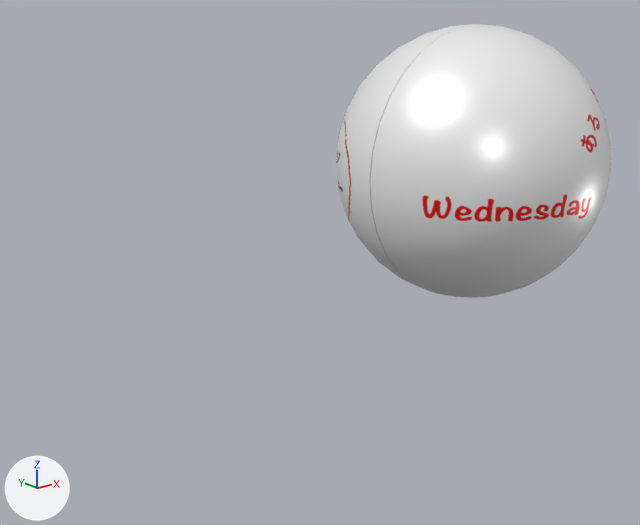
An edit to the glTF model assets/pb_wed.glb, drawn before and after from the same camera.
Rendered twice from a camera (50 mm lens) standing at (-4.95, -4.4, 1.26) and looking at (-0.72, 0.89, -0.85). The lights are fixed; the arrows at lower left show +X, +Y and +Z. Where no turn or scale is listed for an object, it has been applied to the vertices.

The older version as bpy lines, for what is in view:
```python
mat_マテリアル = principled_material('マテリアル')
mat_マテリアル.texture = img_furu_円_水曜
mat_マテリアル.metallic = 0.329
mat_マテリアル.roughness = 0.342
me_球 = bpy.data.meshes.new('球')
me_球.from_pydata(...)  # a UV sphere (32 segments, 16 rings, poles along z) spanning x -1.0..1.0, y -1.0..1.0, z -1.0..1.0
me_球.materials.append(mat_マテリアル)  # picture img_furu_円_水曜
ob_球 = bpy.data.objects.new('球', me_球)
ob_球.location = (0.0, 0.0, 0.0)
```
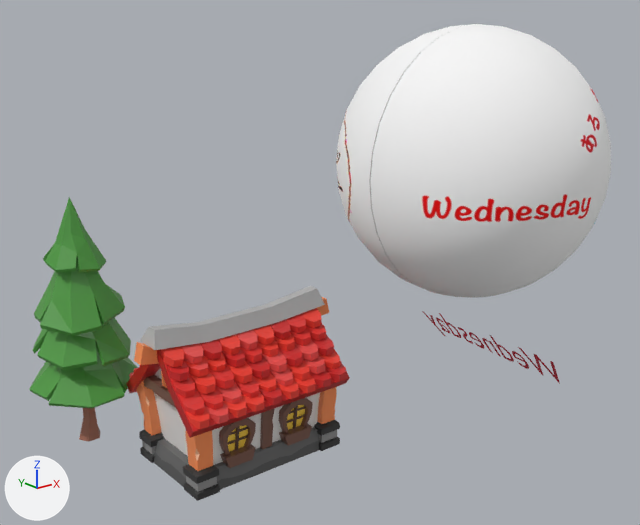
The newer file is also rescaled (x2.922), turned or shifted as a whole; pictures and numbers use the older file's frame.

The change, as a list of edits to the scene's bpy script:
```text
Add img_texture_1:
    img_texture_1 = load_image('Texture_1', '_unpacked/Texture_1', 1024, 1024, 'sRGB')
Change mat_マテリアル:
    mat_マテリアル.roughness: 0.342 -> 1.0
Add mat_マテリアル_001:
    mat_マテリアル_001 = principled_material('マテリアル.001')
    mat_マテリアル_001.base_color = (0.8, 0.0232, 0.0652)  # red #e72a48
Add mat_material_001:
    mat_material_001 = principled_material('Material.001')
    mat_material_001.texture = img_texture_1
    mat_material_001.roughness = 0.384
Add me_テキスト:
    me_テキスト.from_pydata(...)  # 740 vertices, 732 faces; spans x -0.16..0.55, y 0.07..2.16, z -0.29..0.26
    me_テキスト.materials.append(mat_マテリアル_001)  # red #e72a48
Add me_mesh_001:
    me_mesh_001.from_pydata(...)  # 182 vertices, 336 faces; spans x -0.44..0.46, y -0.44..0.45, z -0.01..2.1
    me_mesh_001.materials.append(mat_material_001)  # picture img_texture_1
Add me_mesh_566:
    me_mesh_566.from_pydata(...)  # 1738 vertices, 2405 faces; spans x -0.91..0.93, y -0.56..0.56, z 0.0..1.3
    me_mesh_566.materials.append(mat_material_001)  # picture img_texture_1
Add ob_aaa:
    ob_aaa = bpy.data.objects.new('aaa', me_テキスト)
    ob_aaa.location = (0.905, -0.419, -1.946)
Add ob_fir_001_001:
    ob_fir_001_001 = bpy.data.objects.new('fir_001.001', me_mesh_001)
    ob_fir_001_001.location = (-2.202, 2.195, -2.44)
Add ob_house_003:
    ob_house_003 = bpy.data.objects.new('house_003', me_mesh_566)
    ob_house_003.location = (-1.233, 1.33, -2.531)
```

Boxes (x1, y1, x2, y2) around the edits, measured in the pictures (640 x 525 px):
'球', surface changed
    both: (336, 24, 611, 298)
'house_003', added
    after: (126, 286, 350, 501)
'fir_001.001', added (green)
    after: (29, 197, 138, 442)
'aaa', added
    after: (422, 311, 560, 384)
